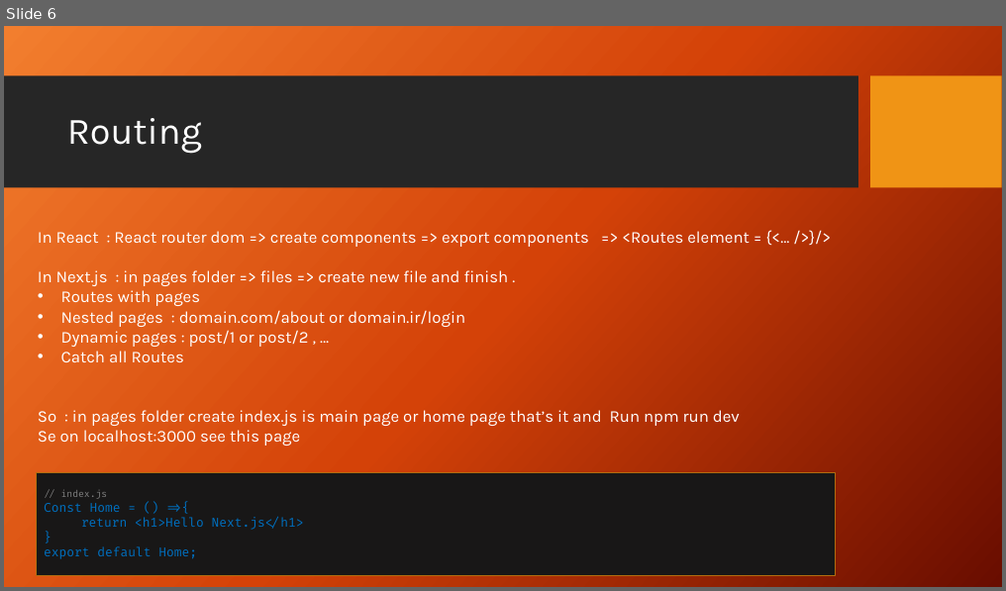
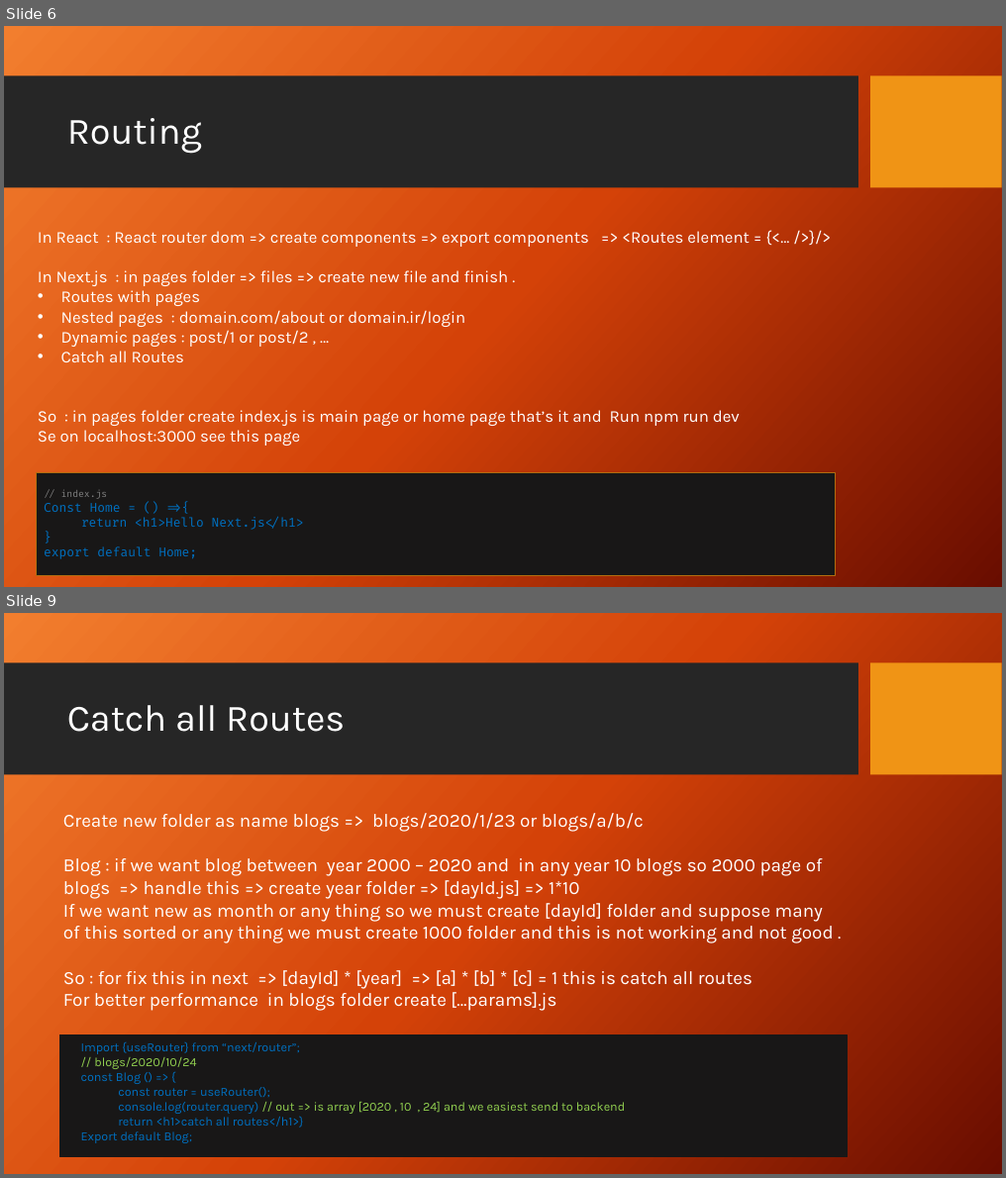
Before and after one commit to Matin-Sangabi/course, a slide deck: NEXT.pptx. Shown one above the other, each under a label of ours: slide 6 before the commit, slides 6 and 9 after it; the slides between them are not shown. The pictures are 1006x591 and 1006x1178 pixels, drawn with LibreOffice and Linux fonts; fonts in the diff are those of the drawing; background and template pictures are left out. Boxes give left, top, right and bottom in pixels: in the first picture for what was removed or moved away, otherwise in the second. Text is boxed around its words. In the diff, an @@ line names an element or a change of style, - is before the commit and + after.

Commit message:
nested routes and catch all routes

```diff
--- a/NEXT.pptx
+++ b/NEXT.pptx
@@ slide 9 added at bbox=[4, 613, 1002, 1174], background picture (left out); not listed: 2 template elements that a slide beside it also shows @@
@@ title added at bbox=[67, 705, 345, 732], 36 pt, text #FFFFFF @@
+Catch all Routes
@@ text added at bbox=[63, 813, 833, 1011], 18 pt, text #FFFFFF @@
+Create new folder as name blogs => blogs/2020/1/23 or blogs/a/b/c
+Blog : if we want blog between year 2000 – 2020 and in any year 10 blogs so 2000 page of blogs => handle this => create year folder => [dayId.js] => 1*10
+If we want new as month or any thing so we must create [dayId] folder and suppose many of this sorted or any thing we must create 1000 folder and this is not working and not good .
+So : for fix this in next => [dayId] * [year] => [a] * [b] * [c] = 1 this is catch all routes
+For better performance in blogs folder create […params].js
@@ rectangle added at bbox=[59, 1036, 846, 1158], fill #181717, outline #181717 1 pt @@
@@ text added at bbox=[81, 1043, 625, 1144], 12 pt, text #0070C0 @@
+Import {useRouter} from “next/router”;
+// blogs/2020/10/24
+const Blog () => {
+const router = useRouter();
+console.log(router.query) // out => is array [2020 , 10 , 24] and we easiest send to backend
+return <h1>catch all routes</h1>}
+Export default Blog;
```
Also in this commit, not shown: 1 slide changed, 2 other slides added.
